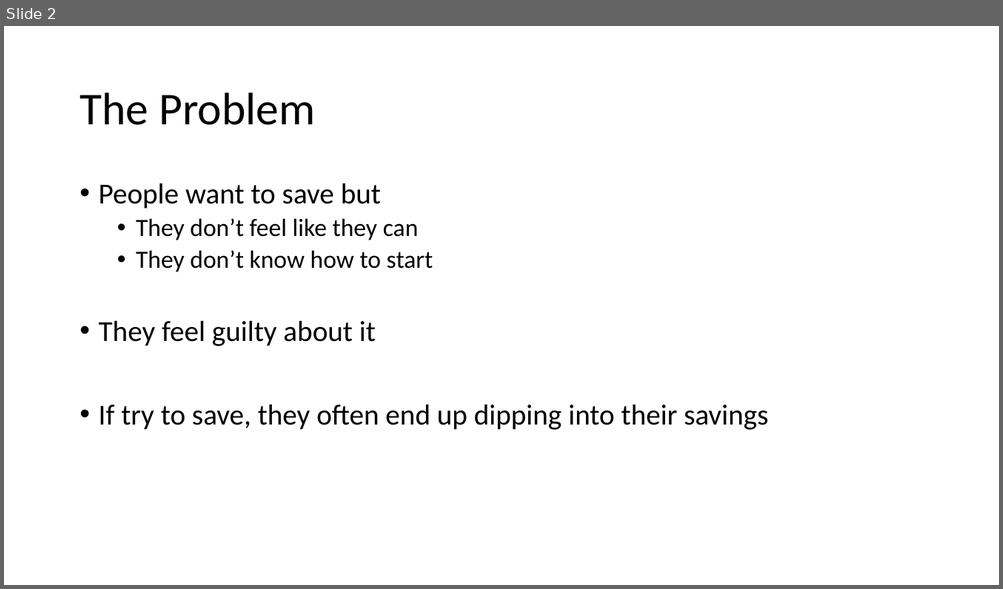
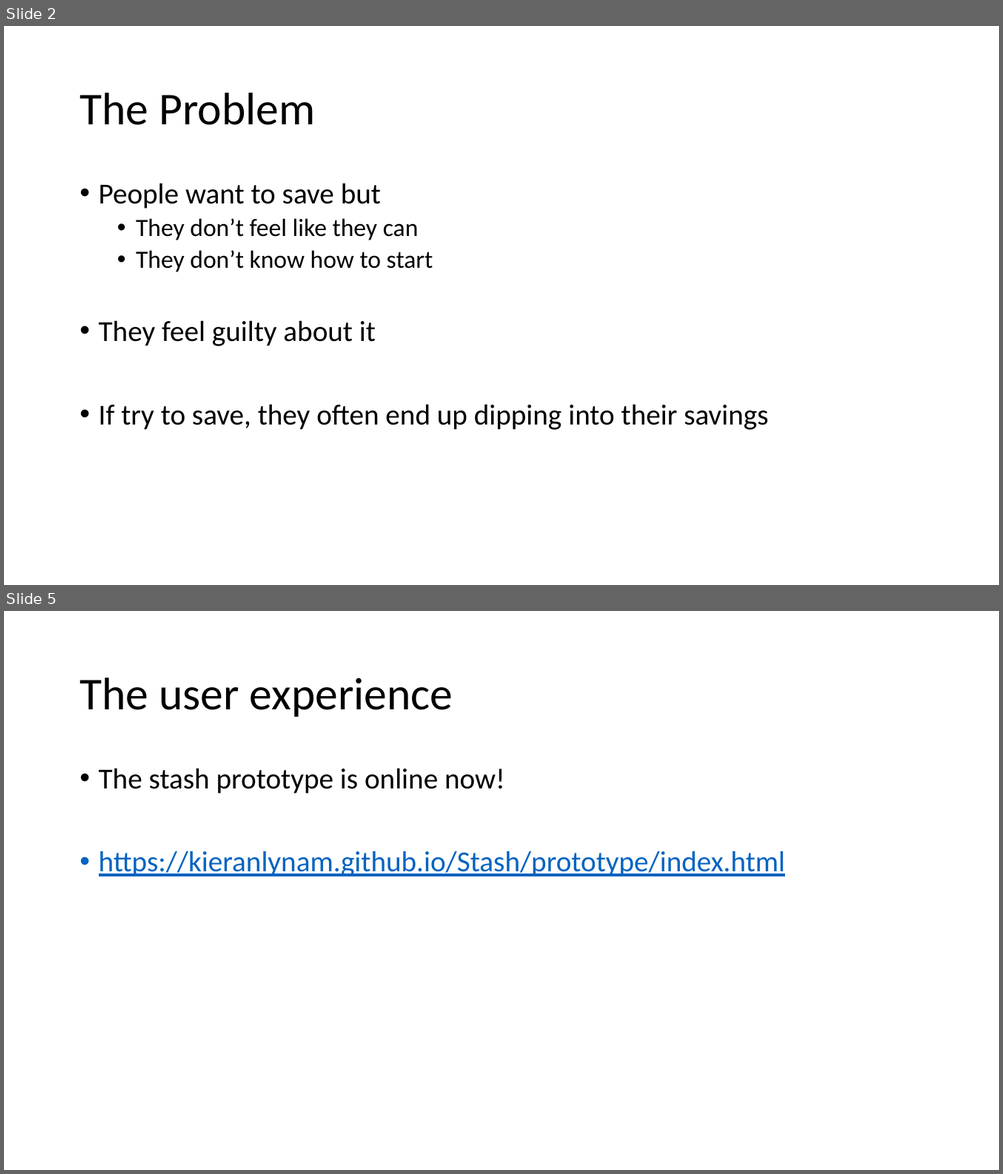
Before and after one commit to kieranlynam/Stash, a slide deck: Pitch.pptx. Shown one above the other, each under a label of ours: slide 2 before the commit, slides 2 and 5 after it; the slides between them are not shown. The pictures are 1003x589 and 1003x1174 pixels, drawn with LibreOffice and Linux fonts; fonts in the diff are those of the drawing. Boxes give left, top, right and bottom in pixels: in the first picture for what was removed or moved away, otherwise in the second. Text is boxed around its words. In the diff, an @@ line names an element or a change of style, - is before the commit and + after.

```diff
--- a/Pitch.pptx
+++ b/Pitch.pptx
@@ slide 5 added at [4,611,999,1170], background #FFFFFF @@
@@ title added at [79,678,452,717], 44 pt, text #000000 @@
+The user experience
@@ text added at [99,768,785,877], 28 pt, text #0563C1, underline @@
+• The stash prototype is online now!
+• https://kieranlynam.github.io/Stash/prototype/index.html
```
Also in this commit, not shown: 2 other slides added, 1 slide removed.
